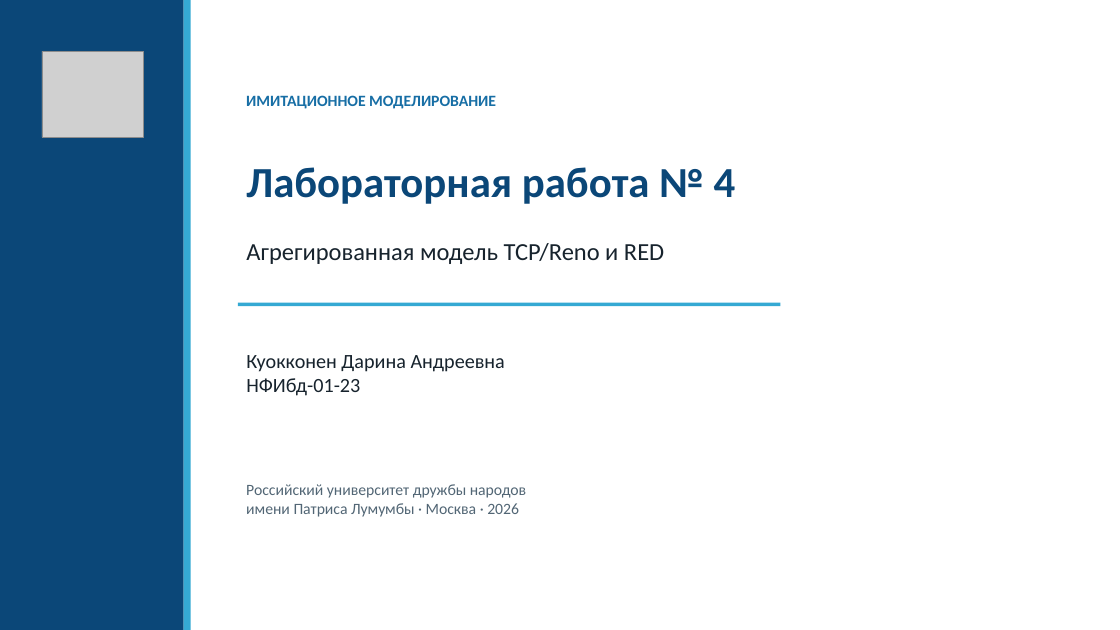
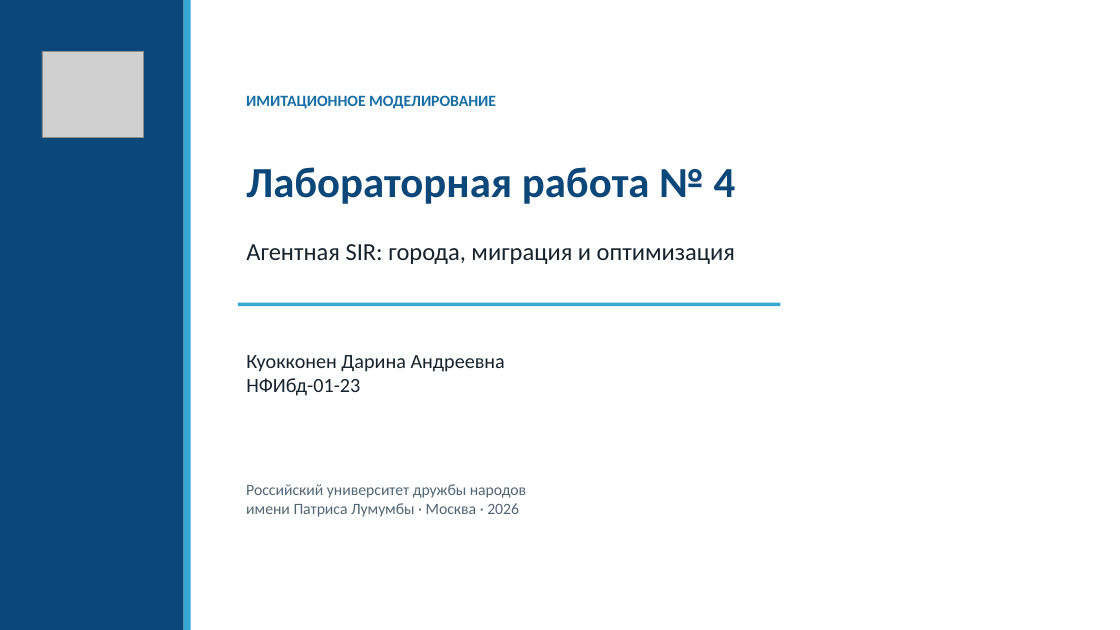
Before and after one commit to dakuokkonen1/study-2026-simulation-modeling, a slide deck: slide 1 of labs/lab04/presentation/simulation-modeling-lab04-presentation.pptx. Drawn at 1120x630 pixels with LibreOffice and Linux fonts; fonts in the diff are those of the drawing; grey boxes stand for pictures. Boxes give left, top, right and bottom in pixels: in the first picture for what was removed or moved away, otherwise in the second. Text is boxed around its words. In the diff, an @@ line names an element or a change of style, - is before the commit and + after.

```diff
--- a/labs/lab04/presentation/simulation-modeling-lab04-presentation.pptx
+++ b/labs/lab04/presentation/simulation-modeling-lab04-presentation.pptx
@@ text at (246, 244, 735, 264): text changed @@
-Агрегированная модель TCP/Reno и RED
+Агентная SIR: города, миграция и оптимизация
```
Also in this commit, not shown: 2 other slides changed, 18 slides added, 12 slides removed, 14 other files.
